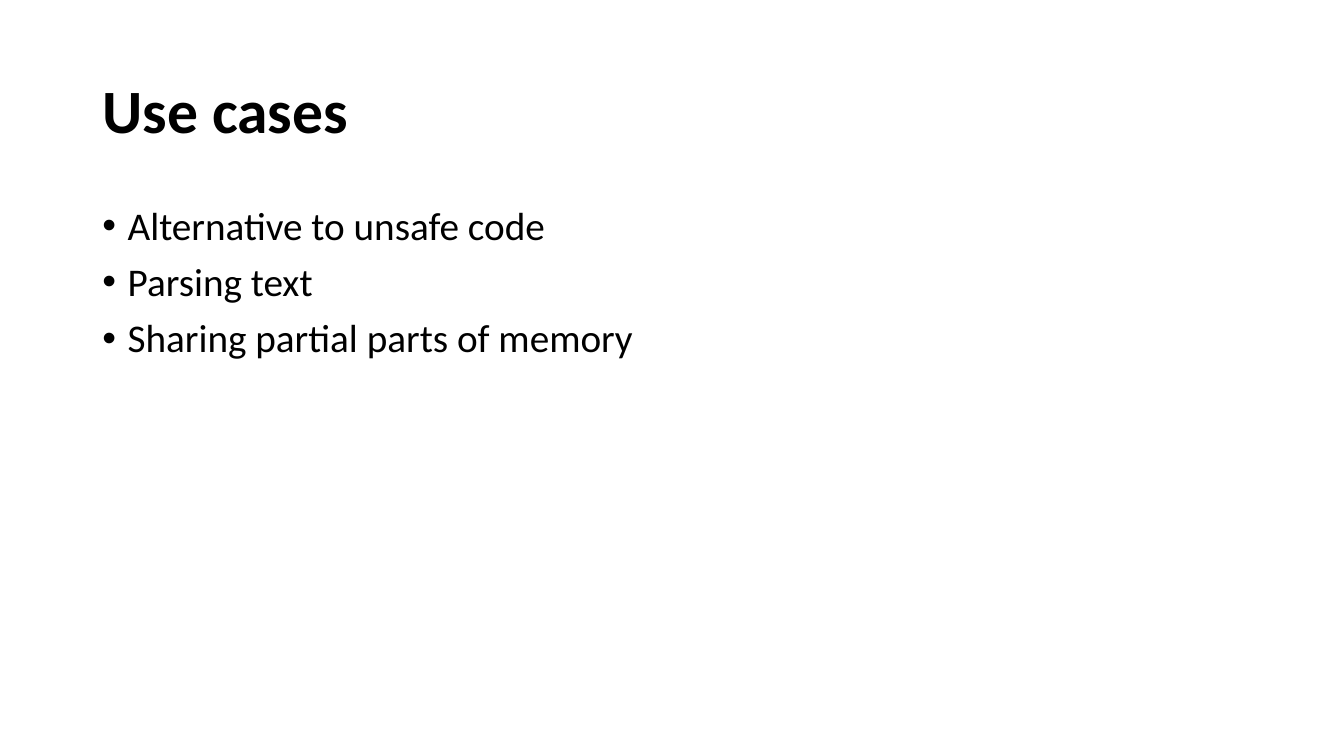
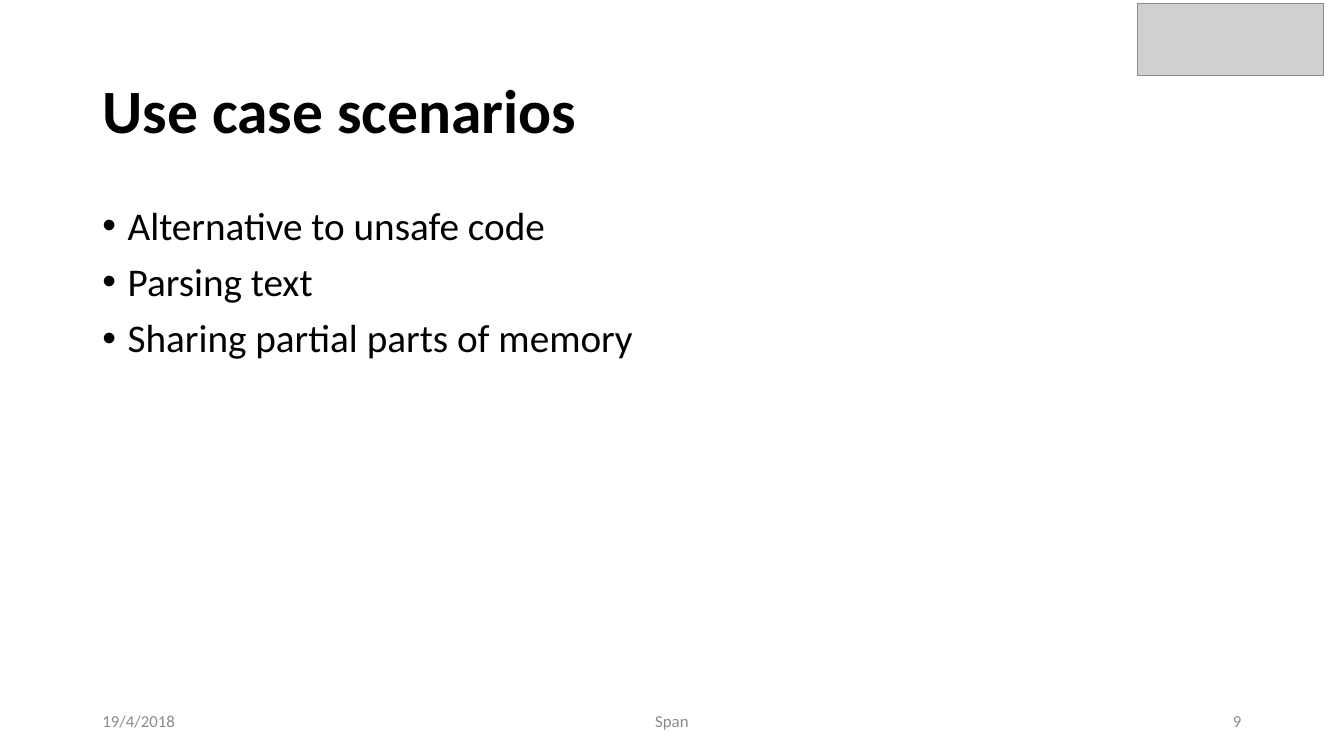
Before and after one commit to dimdeli/span, a slide deck: slide 9 of span_lab.pptx (slide 7 before the commit). Drawn at 1344x756 pixels with LibreOffice and Linux fonts; fonts in the diff are those of the drawing; grey boxes stand for pictures. Boxes give left, top, right and bottom in pixels: in the first picture for what was removed or moved away, otherwise in the second. Text is boxed around its words. In the diff, an @@ line names an element or a change of style, - is before the commit and + after.

Commit message:
update pptx

```diff
--- a/span_lab.pptx
+++ b/span_lab.pptx
@@ picture added at <box>1138,4,1324,76</box> @@
@@ title at <box>102,89,576,134</box>: text changed @@
-Use cases
+Use case scenarios
@@ text added at <box>102,715,174,728</box>, 12 pt, text #8C8C8C @@
+19/4/2018
@@ text added at <box>655,716,688,730</box>, 12 pt, text #8C8C8C @@
+Span
@@ page number added at <box>1233,716,1241,727</box>, 12 pt, text #8C8C8C @@
+9
```
Also in this commit, not shown: 8 other slides changed, 4 slides added, 2 slides removed.
